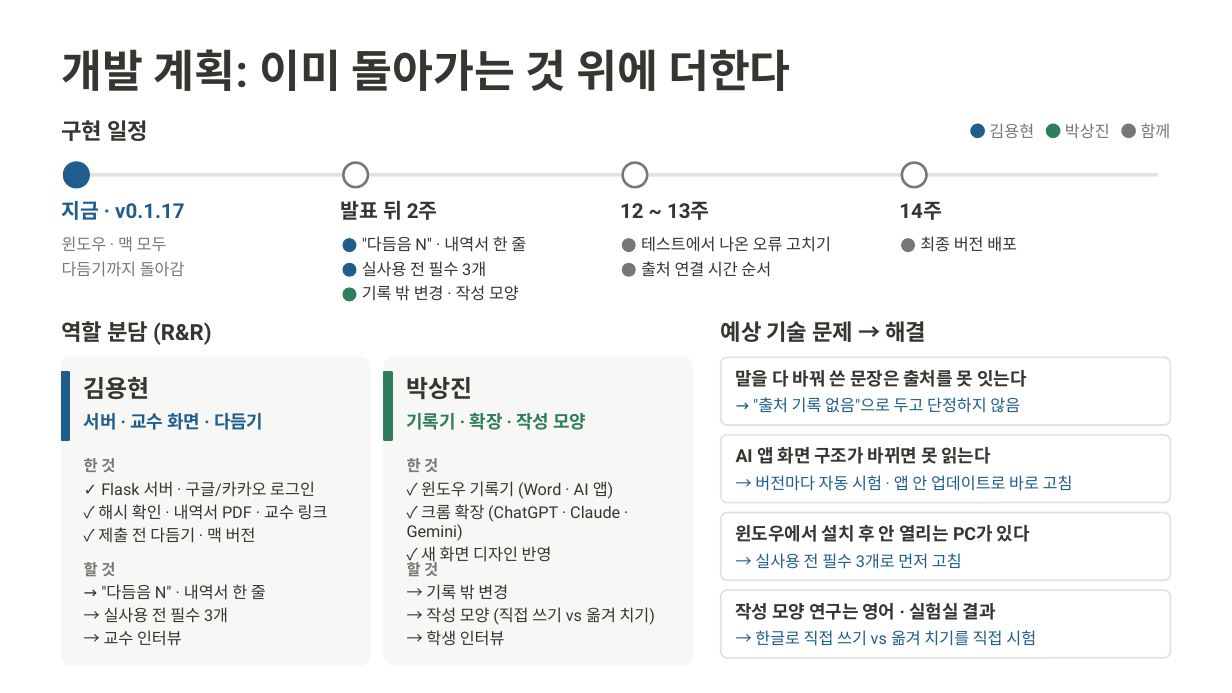
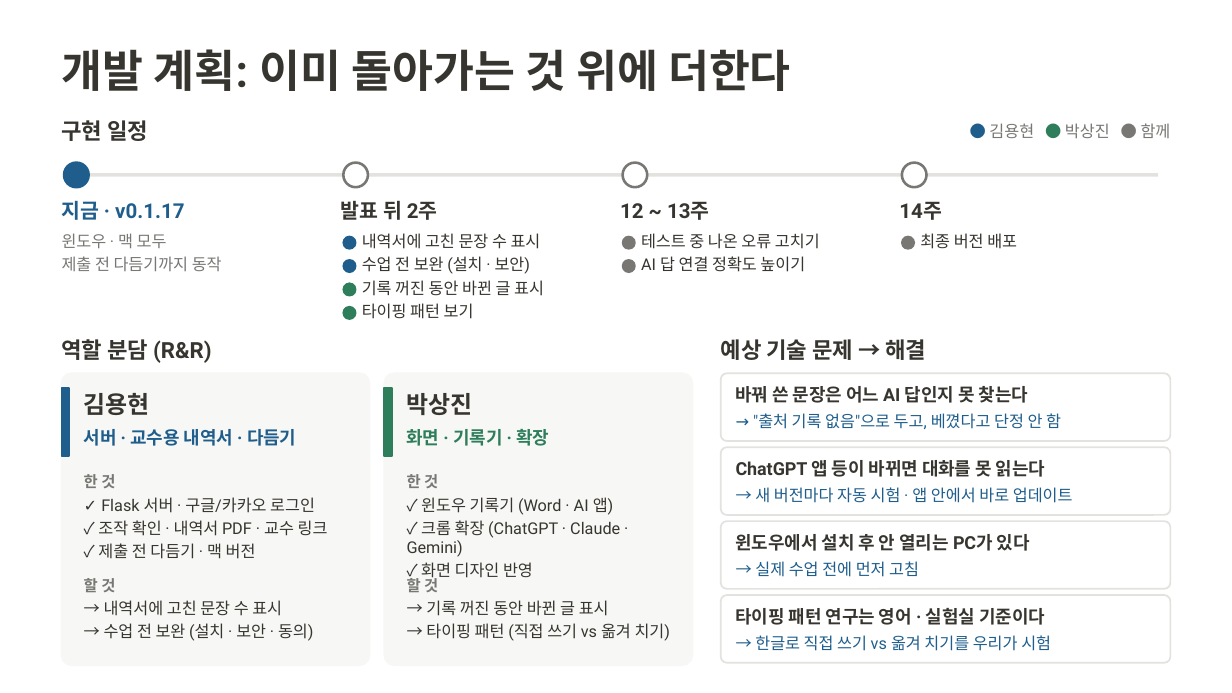
Before and after one commit to 20233014-KYH/trace, a slide deck: slide 6 of deck/중간발표_김용현.pptx. Drawn at 1232x693 pixels with LibreOffice and Linux fonts; fonts in the diff are those of the drawing. Boxes give left, top, right and bottom in pixels: in the first picture for what was removed or moved away, otherwise in the second. Text is boxed around its words. In the diff, an @@ line names an element or a change of style, - is before the commit and + after.

```diff
--- a/deck/중간발표_김용현.pptx
+++ b/deck/중간발표_김용현.pptx
@@ text at box(362, 233, 541, 249): text changed @@
-"다듬음 N" · 내역서 한 줄
+내역서에 고친 문장 수 표시
@@ text at box(641, 233, 820, 249): text changed @@
-테스트에서 나온 오류 고치기
+테스트 중 나온 오류 고치기
@@ text at box(62, 256, 222, 271): text changed @@
-다듬기까지 돌아감
+제출 전 다듬기까지 동작
@@ text removed at box(362, 261, 486, 277) @@
-실사용 전 필수 3개
@@ text added at box(362, 256, 530, 274), 9.5 pt, text #37352F @@
+수업 전 보완 (설치 · 보안)
@@ text at box(641, 256, 805, 272): text changed @@
-출처 연결 시간 순서
+AI 답 연결 정확도 높이기
@@ 3 ellipses: place and size @@
-3 ellipses at box(344, 264, 634, 301)
+3 ellipses at box(344, 260, 634, 296)
@@ text at box(362, 280, 544, 296): text changed @@
-기록 밖 변경 · 작성 모양
+기록 꺼진 동안 바뀐 글 표시
@@ ellipse added at box(344, 307, 356, 319), fill #2E7D5B, outline #2E7D5B 1 pt @@
@@ text added at box(362, 303, 474, 319), 9.5 pt, text #37352F @@
+타이핑 패턴 보기
@@ text "역할 분담 (R&R)": place and size @@
-text "역할 분담 (R&R)" at box(62, 321, 212, 345)
+text "역할 분담 (R&R)" at box(62, 339, 212, 363)
@@ text "예상 기술 문제 → 해결": place and size @@
-text "예상 기술 문제 → 해결" at box(721, 321, 927, 342)
+text "예상 기술 문제 → 해결" at box(721, 339, 927, 360)
@@ rounded rectangle: place and size @@
-rounded rectangle at box(62, 357, 370, 665)
+rounded rectangle at box(62, 373, 370, 665)
@@ rounded rectangle at box(62, 373, 370, 665): proportions changed @@
@@ rounded rectangle at box(384, 373, 692, 665): proportions changed @@
@@ rounded rectangle: place and size @@
-rounded rectangle at box(384, 357, 692, 665)
+rounded rectangle at box(384, 373, 692, 665)
@@ 8 texts, 2 rectangles, 1 rounded rectangle: place and size @@
-8 texts, 2 rectangles, 1 rounded rectangle at box(62, 357, 1170, 576)
+8 texts, 2 rectangles, 1 rounded rectangle at box(62, 373, 1170, 592)
@@ text at box(736, 386, 1028, 403): text changed @@
-말을 다 바꿔 쓴 문장은 출처를 못 잇는다
+바꿔 쓴 문장은 어느 AI 답인지 못 찾는다
@@ text at box(758, 413, 1061, 429): text changed @@
-→ "출처 기록 없음"으로 두고 단정하지 않음
+→ "출처 기록 없음"으로 두고, 베꼈다고 단정 안 함
@@ text at box(84, 429, 296, 446): text changed @@
-서버 · 교수 화면 · 다듬기
+서버 · 교수용 내역서 · 다듬기
@@ text at box(407, 429, 549, 446): text changed @@
-기록기 · 확장 · 작성 모양
+화면 · 기록기 · 확장
@@ 2 rounded rectangles, 1 text: place and size @@
-2 rounded rectangles, 1 text at box(721, 435, 1170, 580)
+2 rounded rectangles, 1 text at box(721, 447, 1170, 589)
@@ text at box(736, 460, 1045, 477): text changed @@
-AI 앱 화면 구조가 바뀌면 못 읽는다
+ChatGPT 앱 등이 바뀌면 대화를 못 읽는다
@@ text at box(755, 487, 1073, 503): text changed @@
-→ 버전마다 자동 시험 · 앱 안 업데이트로 바로 고침
+→ 새 버전마다 자동 시험 · 앱 안에서 바로 업데이트
@@ text at box(98, 520, 328, 536): text changed @@
-✓ 해시 확인 · 내역서 PDF · 교수 링크
+✓ 조작 확인 · 내역서 PDF · 교수 링크
@@ text at box(421, 562, 533, 582): text changed @@
-✓ 새 화면 디자인 반영
+✓ 화면 디자인 반영
@@ text at box(755, 561, 919, 577): text changed @@
-→ 실사용 전 필수 3개로 먼저 고침
+→ 실제 수업 전에 먼저 고침
@@ text removed at box(104, 584, 266, 646) @@
-→ "다듬음 N" · 내역서 한 줄
-→ 실사용 전 필수 3개
-→ 교수 인터뷰
@@ rounded rectangle: place and size @@
-rounded rectangle at box(721, 590, 1170, 658)
+rounded rectangle at box(721, 595, 1170, 663)
@@ text added at box(104, 600, 313, 641), 9.5 pt, text #37352F @@
+→ 내역서에 고친 문장 수 표시
+→ 수업 전 보완 (설치 · 보안 · 동의)
@@ text at box(426, 600, 671, 641): text changed @@
-→ 기록 밖 변경
-→ 작성 모양 (직접 쓰기 vs 옮겨 치기)
-→ 학생 인터뷰
+→ 기록 꺼진 동안 바뀐 글 표시
+→ 타이핑 패턴 (직접 쓰기 vs 옮겨 치기)
@@ text at box(736, 608, 1045, 625): text changed @@
-작성 모양 연구는 영어 · 실험실 결과
+타이핑 패턴 연구는 영어 · 실험실 기준이다
@@ text at box(755, 635, 1051, 651): text changed @@
-→ 한글로 직접 쓰기 vs 옮겨 치기를 직접 시험
+→ 한글로 직접 쓰기 vs 옮겨 치기를 우리가 시험
```
Also in this commit, not shown: 3 other slides changed, 5 other files.
